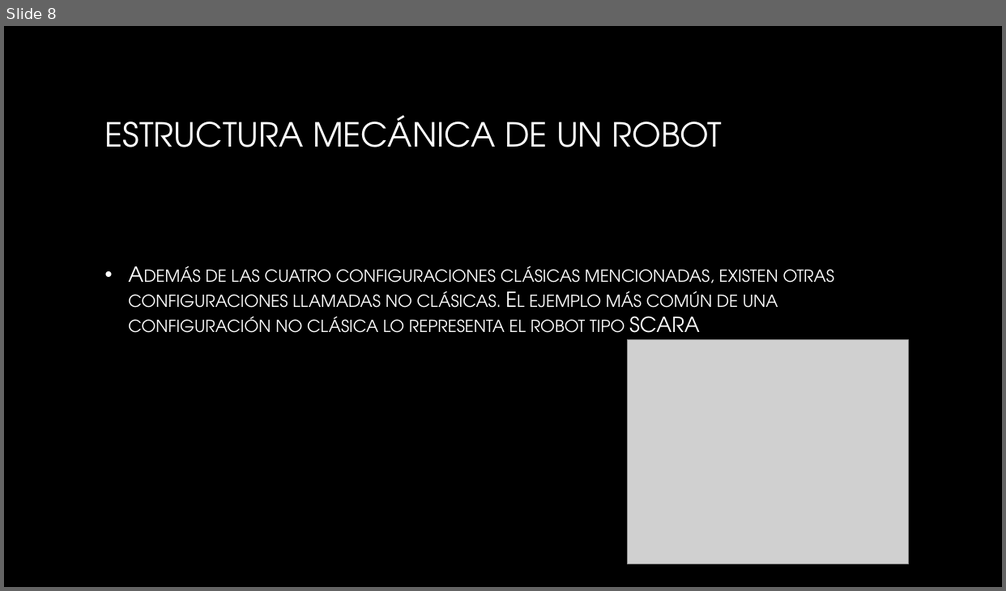
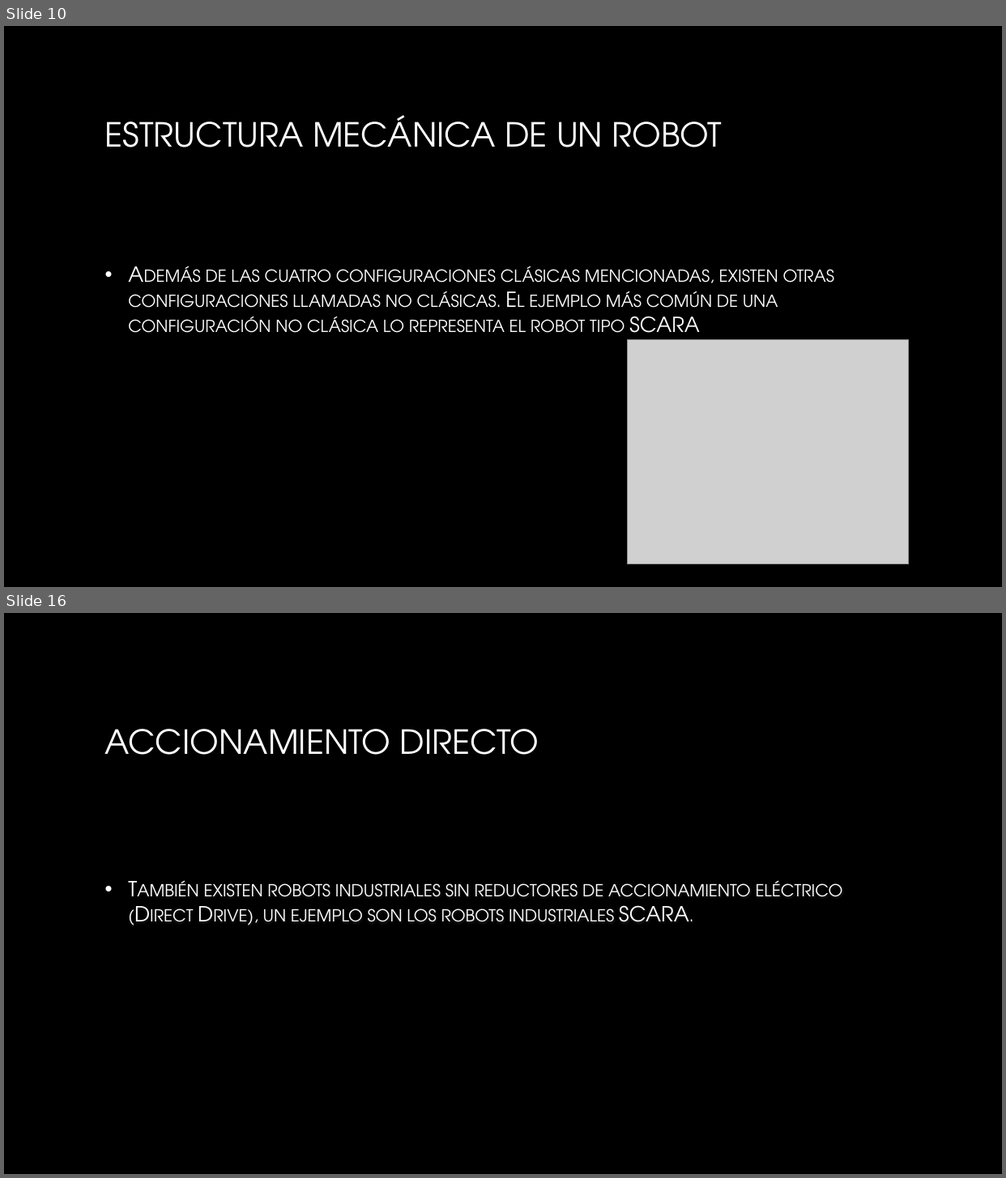
Before and after one commit to jdavidsg/Clases-Robotica, a slide deck: 1.2/1.2.pptx. Shown one above the other, each under a label of ours: slide 8 before the commit, slides 10 and 16 after it; the slides between them are not shown. The pictures are 1006x591 and 1006x1178 pixels, drawn with LibreOffice and Linux fonts; fonts in the diff are those of the drawing; grey boxes stand for pictures; background and template pictures are left out. Boxes give left, top, right and bottom in pixels: in the first picture for what was removed or moved away, otherwise in the second. Text is boxed around its words. In the diff, an @@ line names an element or a change of style, - is before the commit and + after.

```diff
--- a/1.2/1.2.pptx
+++ b/1.2/1.2.pptx
@@ slide 16 added at (4, 613, 1002, 1174), background picture (left out) @@
@@ title added at (105, 729, 539, 755), 32 pt, text gradient #FFFFFF to #A6A6A6 @@
+ACCIONAMIENTO DIRECTO
@@ text added at (204, 880, 843, 922), 20 pt, text gradient #FFFFFF to #BFBFBF, small capitals @@
+• También existen robots industriales sin reductores de accionamiento eléctrico (Direct Drive), un ejemplo son los robots industriales SCARA.
@@ what was slide 8 is now slide 10 @@
```
Also in this commit, not shown: 7 other slides added, 5 other files.
